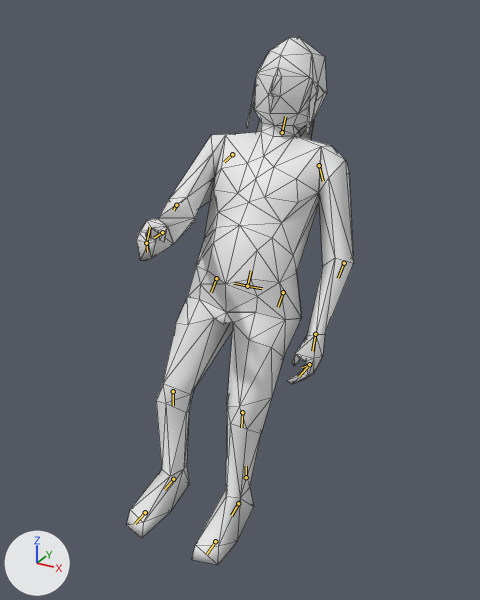
What one commit did to the Blender file assets-src/rooms/tavern/creature-clips/Gnome.blend.
Rendered twice from a camera (50 mm lens) standing at (0.366, -0.688, 0.633) and looking at (0.006, -0.034, 0.306). The axes (+X, +Y, +Z) are drawn at lower left. The lights are the same throughout. The picture after the commit comes second. Both versions are drawn at frame 22 of the action 'SitSlap'; the numbers are the values there. The bones that bend it are drawn over the model as lines. Mesh edges are drawn as thin lines.

The first picture shows 'GnomeSourceMesh'.
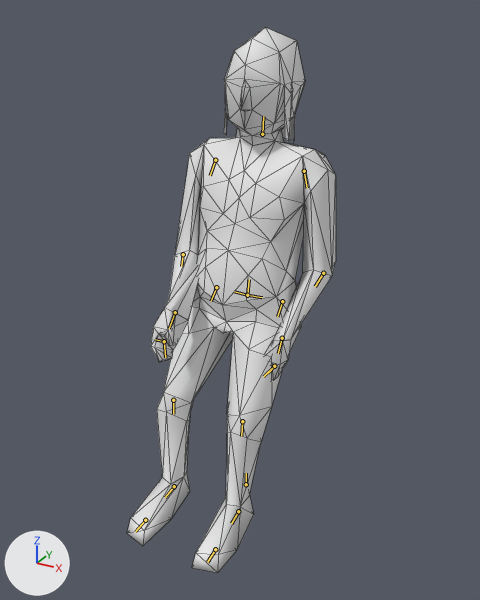
The change, as JSON lines over the scene's bpy script:
```json
{"block": "bone_cog", "where": "bone_cog = bpy.data.objects['Gnome'].pose.bones['cog']"}
{"op": "set", "path": "bone_cog.location", "old": "(0.0, 0.012, 0.006)", "new": "(0.0, -0.001, 0.006)"}
{"block": "bone_spine", "where": "bone_spine = bpy.data.objects['Gnome'].pose.bones['spine']  # child of 'cog'"}
{"op": "set", "path": "bone_spine.rotation_quaternion", "old": "(0.97, 0.242, 0.025, 0.007)", "new": "(0.995, 0.097, 0.01, 0.003)", "note": "degrees (28, 3, 1) -> degrees (11, 1, 0)"}
{"block": "bone_arm_l", "where": "bone_arm_l = bpy.data.objects['Gnome'].pose.bones['arm_l']  # child of 'spine'"}
{"op": "set", "path": "bone_arm_l.rotation_quaternion", "old": "(0.886, -0.432, 0.09, -0.143)", "new": "(0.847, -0.48, 0.093, -0.21)", "note": "degrees (-52, 2, -19) -> degrees (-58, -3, -26)"}
{"block": "bone_forearm_l", "where": "bone_forearm_l = bpy.data.objects['Gnome'].pose.bones['forearm_l']  # child of 'arm_l'"}
{"op": "set", "path": "bone_forearm_l.rotation_quaternion", "old": "(0.97, -0.035, -0.241, 0.018)", "new": "(0.962, 0.074, -0.237, -0.112)", "note": "degrees (-5, -28, 3) -> degrees (13, -26, -16)"}
{"block": "bone_hand_l", "where": "bone_hand_l = bpy.data.objects['Gnome'].pose.bones['hand_l']  # child of 'forearm_l'"}
{"op": "set", "path": "bone_hand_l.rotation_quaternion", "old": "(0.915, 0.019, -0.216, 0.339)", "new": "(0.857, 0.059, -0.277, 0.43)", "note": "degrees (-7, -24, 42) -> degrees (-9, -32, 56)"}
{"block": "bone_arm_r", "where": "bone_arm_r = bpy.data.objects['Gnome'].pose.bones['arm_r']  # child of 'spine'"}
{"op": "set", "path": "bone_arm_r.rotation_quaternion", "old": "(0.875, -0.051, -0.117, 0.467)", "new": "(0.817, -0.258, -0.271, 0.438)", "note": "degrees (-12, -9, 57) -> degrees (-42, -12, 61)"}
{"block": "bone_forearm_r", "where": "bone_forearm_r = bpy.data.objects['Gnome'].pose.bones['forearm_r']  # child of 'arm_r'"}
{"op": "set", "path": "bone_forearm_r.rotation_quaternion", "old": "(0.82, 0.157, 0.55, 0.012)", "new": "(0.808, 0.275, 0.504, 0.133)", "note": "degrees (38, 64, 26) -> degrees (60, 48, 47)"}
{"block": "bone_hand_r", "where": "bone_hand_r = bpy.data.objects['Gnome'].pose.bones['hand_r']  # child of 'forearm_r'"}
{"op": "set", "path": "bone_hand_r.rotation_quaternion", "old": "(0.973, 0.11, 0.009, -0.204)", "new": "(0.9, 0.188, 0.115, -0.375)", "note": "degrees (12, 4, -23) -> degrees (16, 20, -42)"}
{"block": "bone_head", "where": "bone_head = bpy.data.objects['Gnome'].pose.bones['head']  # child of 'spine'"}
{"op": "set", "path": "bone_head.rotation_quaternion", "old": "(1.0, -0.016, 0.0, 0.0)", "new": "(0.999, -0.048, 0.0, 0.0)", "note": "degrees (-2, 0, 0) -> degrees (-6, 0, 0)"}
```

Location of each change, [x1, y1, x2, y2] in pixels of the pictures (480 x 600 px):
```json
{"object": "GnomeSourceMesh", "change": "posed", "before": [126, 37, 354, 565], "after": [127, 28, 336, 573], "on screen": "8% narrower"}
{"bone": "cog", "before": "(246, 477) to (246, 466)", "after": "(246, 484) to (246, 473)"}
{"bone": "spine", "before": "(247, 286) to (251, 270)", "after": "(247, 295) to (249, 279)"}
{"bone": "arm_l", "before": "(319, 165) to (323, 181)", "after": "(304, 171) to (307, 188)"}
{"bone": "forearm_l", "before": "(344, 263) to (338, 278)", "after": "(323, 273) to (315, 286)"}
{"bone": "hand_l", "before": "(315, 334) to (312, 351)", "after": "(282, 338) to (278, 353)"}
{"bone": "arm_r", "before": "(232, 154) to (224, 162)", "after": "(215, 160) to (210, 175)"}
{"bone": "forearm_r", "before": "(176, 205) to (173, 210)", "after": "(183, 254) to (181, 266)"}
{"bone": "hand_r", "before": "(162, 232) to (154, 238)", "after": "(175, 312) to (169, 328)"}
{"bone": "head", "before": "(282, 132) to (285, 116)", "after": "(262, 134) to (263, 116)"}
```
